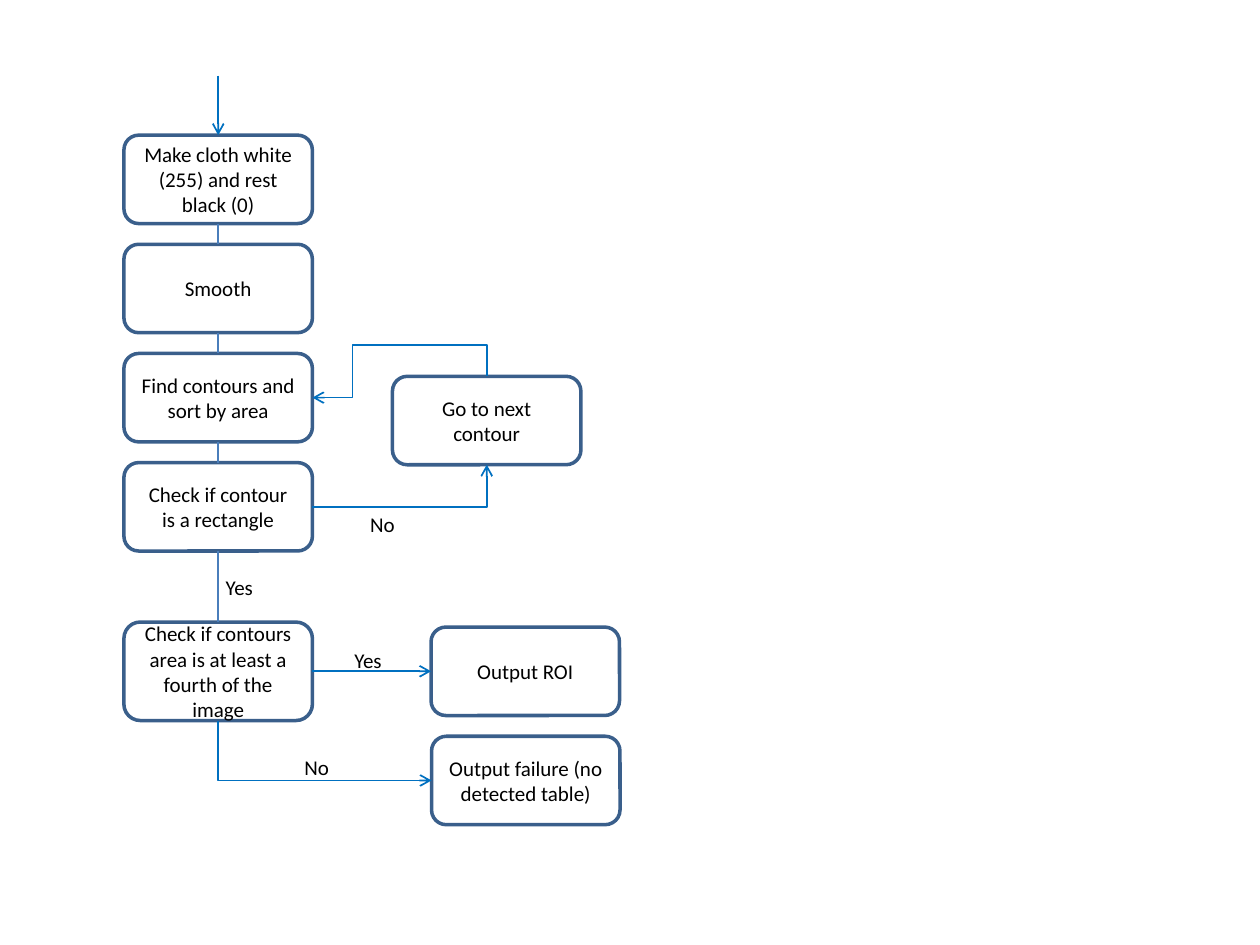
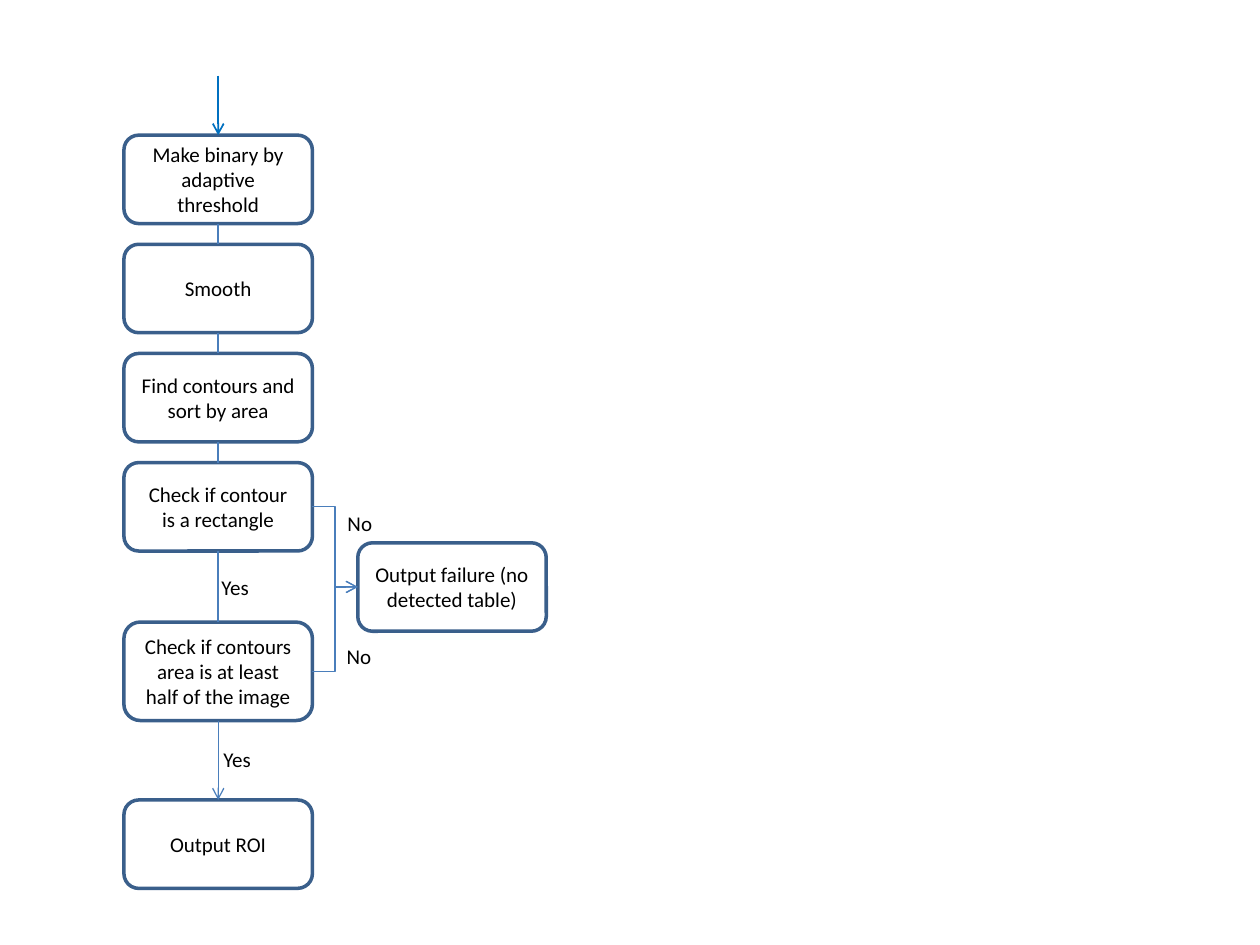
Before and after one commit to baekdahl/hyggekaffe, a slide deck: slide 1 of rapport/images/tabledetect_flowchart.pptx. Drawn at 1260x945 pixels with LibreOffice and Linux fonts; fonts in the diff are those of the drawing. Boxes give left, top, right and bottom in pixels: in the first picture for what was removed or moved away, otherwise in the second. Text is boxed around its words. In the diff, an @@ line names an element or a change of style, - is before the commit and + after.

```diff
--- a/rapport/images/tabledetect_flowchart.pptx
+++ b/rapport/images/tabledetect_flowchart.pptx
@@ text in rounded rectangle at <box>153,147,283,212</box>: text changed @@
-Make cloth white (255) and rest black (0)
+Make binary by adaptive threshold
@@ elbow arrow removed from (486, 377) to (312, 398) @@
@@ rounded rectangle removed at <box>393,377,582,465</box> @@
-Go to next contour
@@ elbow arrow removed from (312, 507) to (486, 465) @@
@@ elbow arrow added from (312, 507) to (358, 587), #4B7EBC 0.75 pt @@
@@ text "No": place and size @@
-text "No" at <box>370,518,395,532</box>
+text "No" at <box>347,517,372,531</box>
@@ text "Yes": place and size @@
-text "Yes" at <box>226,581,253,595</box>
+text "Yes" at <box>221,581,248,595</box>
@@ rounded rectangle "Output failure (no detected table)": place and size @@
-rounded rectangle "Output failure (no detected table)" at <box>432,736,621,824</box>
+rounded rectangle "Output failure (no detected table)" at <box>358,543,547,631</box>
@@ elbow arrow added from (312, 672) to (358, 587), #4B7EBC 0.75 pt @@
@@ text in rounded rectangle at <box>145,639,292,708</box>: text changed @@
-Check if contours area is at least a fourth of the image
+Check if contours area is at least half of the image
@@ text "No" rewrapped from <box>304,761,329,781</box> to <box>347,650,372,664</box> @@
@@ arrow removed from (312, 672) to (431, 672) @@
@@ text "Yes" rewrapped from <box>354,654,381,672</box> to <box>223,753,250,767</box> @@
@@ elbow arrow removed from (218, 721) to (432, 780) @@
@@ arrow added from (218, 721) to (218, 800), #4B7EBC 0.75 pt @@
@@ rounded rectangle "Output ROI": place and size @@
-rounded rectangle "Output ROI" at <box>431,627,620,716</box>
+rounded rectangle "Output ROI" at <box>123,800,312,888</box>
```
Also in this commit, not shown: 9 other files.
